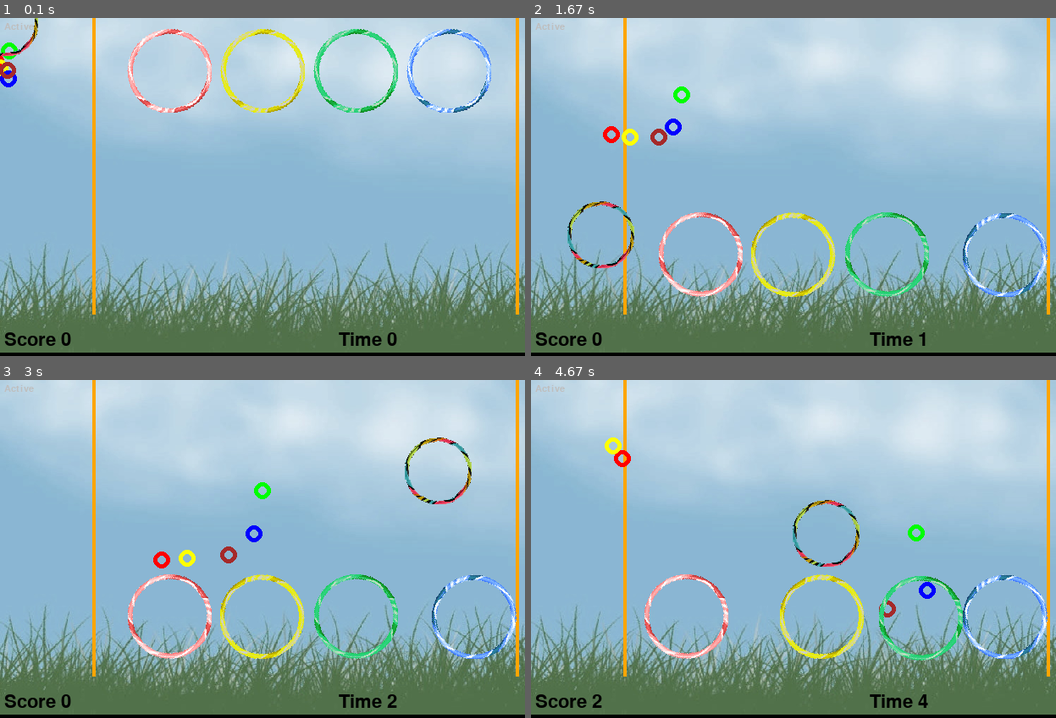
Above: before the commit, frames 1-4 (two rows, left to right).
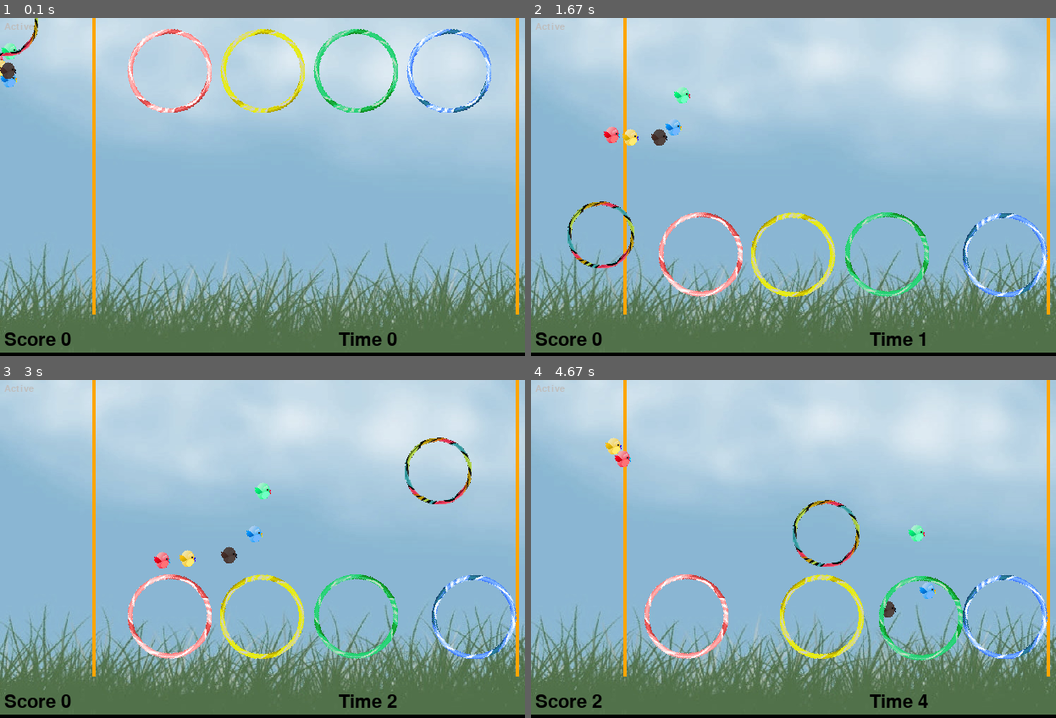
Above: after the commit, the same moments.

Repository: threeup/pygame-learn
Game: pygame game, started from game.py
The game is run twice, just before and just after one commit, with the same random seed, the same clock (stepped at 60 frames per second) and the same inputs.
Inputs (mouse positions are in pixels of both pictures, inside the frame that each line leads up to):
- Up to frame 1 (0.1 s): no input
- Up to frame 2 (1.67 s): click (793, 187) at 0.38 s; click (977, 227) at 0.72 s; click (594, 78) at 1.05 s; click (599, 234) at 1.38 s
- Up to frame 3 (3 s): click (110, 481) at 1.72 s; click (451, 572) at 2.05 s; click (99, 569) at 2.38 s; click (435, 471) at 2.72 s
- Up to frame 4 (4.67 s): click (830, 494) at 3.05 s; click (615, 464) at 3.38 s; click (830, 440) at 3.72 s; click (762, 623) at 4.05 s; click (825, 532) at 4.38 s

The runs differ from the first frame. In frame 1, 0.3% of the frame differs, in the area x 0-4%, y 7-21%; in frame 2, 0.6%; in frame 3, 0.6%, in the area x 29-52%, y 30-56%; in frame 4, 0.6%.

Commit message:
audio tests and img

Diff:
--- a/game.py
+++ b/game.py
@@ -97,19 +97,19 @@
 
     # Entities
     aitarget0 = makeCircleEnt(space, "target0", "red",
-                              None, (0, 0), 10,
+                              "birdred.png", (0, 0), 10,
                               pymunk.Body.DYNAMIC, COLLTYPE_TARGET)
     aitarget1 = makeCircleEnt(space, "target1", "yellow",
-                              None, (0, 0), 10,
+                              "birdyellow.png", (0, 0), 10,
                               pymunk.Body.DYNAMIC, COLLTYPE_TARGET)
     aitarget2 = makeCircleEnt(space, "target2", "green",
-                              None, (0, 0), 10,
+                              "birdgreen.png", (0, 0), 10,
                               pymunk.Body.DYNAMIC, COLLTYPE_TARGET)
     aitarget3 = makeCircleEnt(space, "target3", "blue",
-                              None, (0, 0), 10,
+                              "birdblue.png", (0, 0), 10,
                               pymunk.Body.KINEMATIC, COLLTYPE_TARGET)
     aitarget4 = makeCircleEnt(space, "target4", "brown",
-                              None, (0, 0), 10,
+                              "birdbrown.png", (0, 0), 10,
                               pymunk.Body.KINEMATIC, COLLTYPE_TARGET)
 
     mouseball = makeCircleEnt(space, "mouse", "white",
--- a/test4.py
+++ b/test2.py
@@ -3,9 +3,9 @@
 import numpy as np
 import os
 
-SAMPLERATE = 4000
+SAMPLERATE = 2000
 
-def make_tone(self, freq=1000, volume=10000, length=1):
+def make_tone(self, freq=1000, volume=30000, samplerate=4000, length=1):
 
     num_steps = int(length*SAMPLERATE)
     intro = int(length*SAMPLERATE*0.2)
@@ -40,21 +40,24 @@
     while pygame.mixer.music.get_busy():
         continue
 
-    tone = make_tone(400)
-    print(tone.get_volume())
+    tone = make_tone(161, 10000, SAMPLERATE)
 
-    running = True
+    tone.play()
 
-    while running:
-        for event in pygame.event.get():
-            if event.type == pygame.QUIT:
-                running = False
-            elif event.type == pygame.KEYDOWN and event.key == pygame.K_ESCAPE:
-                running = False
-            else:
+
+    for vol in range(200,550000,3500):
+        for hz in range(1000,8000,1000):
+            for k in range(80,480,80):
+                tone = make_tone(k, vol, hz)
+
                 tone.play()
-        pygame.display.flip()
-        pygame.display.set_caption("fps: ")
+                pygame.display.flip()
+                title = "play vol:"+str(vol)+","+str(k)+" hz"+str(j)
+                print(title)
+                pygame.display.set_caption(title)
+                counter = 100000
+                while counter > 0:
+                    counter-=1
 
 if __name__ == "__main__":
     doprof = 0
--- /dev/null
+++ b/test44.py
@@ -0,0 +1,65 @@
+import pygame
+
+import numpy as np
+import os
+
+SAMPLERATE = 44100
+
+def make_tone(self, freq=1000, volume=30000, samplerate=4000, length=1):
+
+    num_steps = int(length*SAMPLERATE)
+    intro = int(length*SAMPLERATE*0.2)
+    s = []
+
+    for n in range(num_steps):
+        value = np.sin(n * freq * (6.28318/SAMPLERATE) * length)*volume
+        if n < intro:
+            ease = n/intro
+            s.append([value*ease, value*ease])
+        elif (num_steps-n) < intro:
+            ease = (num_steps-n)/intro
+            s.append([value*ease, value*ease])
+        else:
+            s.append([value, value])
+    buffer = np.array(s)
+    return pygame.sndarray.make_sound(buffer.astype(np.int16))
+
+def main():
+    pygame.mixer.pre_init(SAMPLERATE, -16, 2, 64)
+    pygame.mixer.init()
+    pygame.init()
+    _ = pygame.display.set_mode((620, 400))
+    print(pygame.mixer.get_init())
+    pygame.mixer.music.load("hendrik.wav")
+    pygame.mixer.music.play()
+
+    while pygame.mixer.music.get_busy():
+        continue
+
+    pygame.mixer.music.play()
+    while pygame.mixer.music.get_busy():
+        continue
+
+    tone = make_tone(161, 10000, SAMPLERATE)
+
+    tone.play()
+
+
+    for i in range(200,6000,500):
+        for j in range(1000,8000,1000):
+            for k in range(80,480,80):
+                tone = make_tone(k, i, j)
+
+                tone.play()
+                pygame.display.flip()
+                title = "play vol:"+str(i)+","+str(k)+" hz"+str(j)
+                print(title)
+                pygame.display.set_caption(title)
+                counter = 100000
+                while counter > 0:
+                    counter-=1
+
+if __name__ == "__main__":
+    doprof = 0
+    if not doprof:
+        main()
--- a/test8.py
+++ b/test8.py
@@ -5,7 +5,7 @@
 
 SAMPLERATE = 8000
 
-def make_tone(self, freq=1000, volume=10000, length=1):
+def make_tone(self, freq=1000, volume=30000, samplerate=4000, length=1):
 
     num_steps = int(length*SAMPLERATE)
     intro = int(length*SAMPLERATE*0.2)
@@ -40,21 +40,24 @@
     while pygame.mixer.music.get_busy():
         continue
 
-    tone = make_tone(400)
-    print(tone.get_volume())
+    tone = make_tone(161, 10000, SAMPLERATE)
 
-    running = True
+    tone.play()
 
-    while running:
-        for event in pygame.event.get():
-            if event.type == pygame.QUIT:
-                running = False
-            elif event.type == pygame.KEYDOWN and event.key == pygame.K_ESCAPE:
-                running = False
-            else:
+
+    for i in range(200,6000,500):
+        for j in range(1000,8000,1000):
+            for k in range(80,480,80):
+                tone = make_tone(k, i, j)
+
                 tone.play()
-        pygame.display.flip()
-        pygame.display.set_caption("fps: ")
+                pygame.display.flip()
+                title = "play vol:"+str(i)+","+str(k)+" hz"+str(j)
+                print(title)
+                pygame.display.set_caption(title)
+                counter = 100000
+                while counter > 0:
+                    counter-=1
 
 if __name__ == "__main__":
     doprof = 0
Binary file added: birdblue.png
Binary file added: birdbrown.png
Binary file added: birdgreen.png
Binary file added: birdred.png
Binary file added: birdyellow.png
